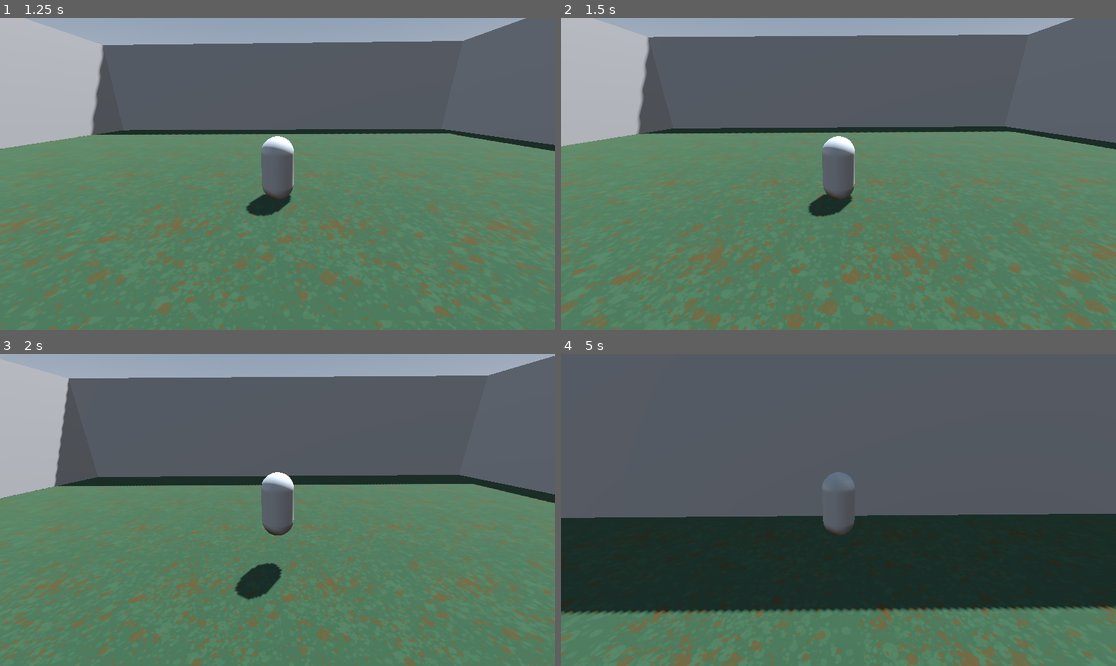
Above: before the commit, frames 1-4 (two rows, left to right).
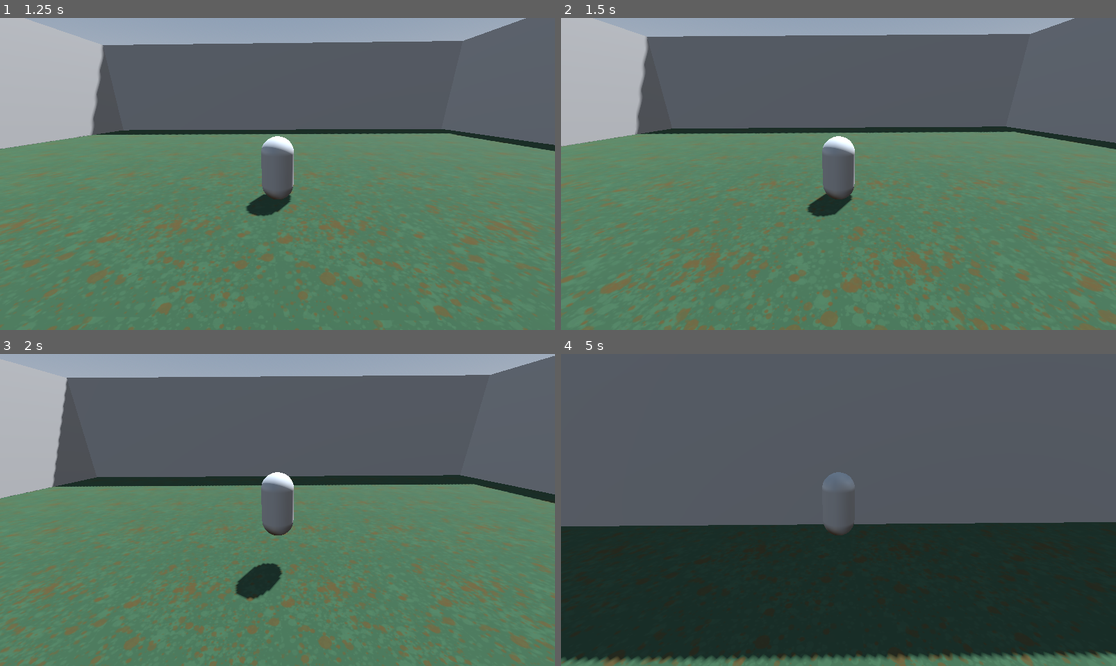
Above: after the commit, the same moments.

Repository: Zailef/GameOff2024
Game: Godot game, scene res://scenes/menus/main_menu/main_menu.tscn
The game is run twice, just before and just after one commit, with the same random seed, the same clock (stepped at 60 frames per second) and the same inputs.
Inputs (mouse positions are in pixels of both pictures, inside the frame that each line leads up to):
- Up to frame 1 (1.25 s): click "Play" at 0.5 s
- Up to frame 2 (1.5 s): tap Enter at 1.25 s; move the mouse to (866, 174) at 1.27 s; hold W (move_forwards) from 1.28 s (still down); tap Shift (sprint, bound only after the commit) at 1.35 s
- Up to frame 3 (2 s): keep holding W (move_forwards); tap Space (jump) at 1.52 s
- Up to frame 4 (5 s): keep holding W (move_forwards); move the mouse to (810, 510) at 2.02 s; tap Mouse wheel up (camera_zoom_in) at 2.1 s; tap Space (jump) at 2.27, 3.77, 4.52 s; tap Shift (sprint, bound only after the commit) at 2.3, 3.05, 3.8, 4.35 s; move the mouse to (849, 503) at 2.77 s; tap Mouse wheel down (camera_zoom_out) at 2.85 s; move the mouse to (832, 516) at 3.52 s; tap E (interact) at 3.6 s; move the mouse to (877, 513) at 4.27 s

Frame 1 is identical in both runs. In frame 2, 6.2% of the frame differs, in the area x 0-100%, y 1-100%; in frame 3, 4.5%; in frame 4, 19%, in the area x 0-100%, y 51-100%.

Commit message:
Add player sprinting

Diff:
--- a/autoloads/action_names.gd
+++ b/autoloads/action_names.gd
@@ -5,6 +5,7 @@
 const TURN_LEFT = "turn_left"
 const TURN_RIGHT = "turn_right"
 const JUMP = "jump"
+const SPRINT = "sprint"
 const INTERACT = "interact"
 const CAMERA_ZOOM_IN = "camera_zoom_in"
 const CAMERA_ZOOM_OUT = "camera_zoom_out"
--- a/project.godot
+++ b/project.godot
@@ -64,11 +64,17 @@
 "events": [Object(InputEventMouseButton,"resource_local_to_scene":false,"resource_name":"","device":-1,"window_id":0,"a …(258 unchanged characters)…
 ]
 }
+sprint={
+"deadzone": 0.5,
+"events": [Object(InputEventKey,"resource_local_to_scene":false,"resource_name":"","device":-1,"window_id":0,"alt_pressed":false,"shift_pressed":false,"ctrl_pressed":false,"meta_pressed":false,"pressed":false,"keycode":0,"physical_keycode":4194325,"key_label":0,"unicode":0,"location":0,"echo":false,"script":null)
+]
+}
 
 [layer_names]
 
 3d_physics/layer_1="Terrain"
 3d_physics/layer_2="Player"
+3d_physics/layer_3="Interactables"
 
 [rendering]
 
--- a/scenes/characters/player/player.gd
+++ b/scenes/characters/player/player.gd
@@ -1,10 +1,12 @@
 extends CharacterBody3D
+class_name Player
 
 @onready var twist_pivot: Node3D = $TwistPivot
 @onready var pitch_pivot: Node3D = $TwistPivot/PitchPivot
 @onready var spring_arm: SpringArm3D = %SpringArm3D
 
 @export var move_speed: float = 5.0
+@export var sprint_modifier: float = 1.5
 @export var jump_velocity: float = 4.5
 @export var mouse_sensitivity: float = 0.001
 @export var camera_rotation_speed: float = 15.0
@@ -16,6 +18,11 @@
 @export var camera_zoom_min_distance: float = 3.0
 @onready var camera_zoom_max_distance: float = spring_arm.spring_length
 @onready var target_zoom_length: float = spring_arm.spring_length
+
+var is_sprinting: bool = false
+
+var current_move_speed: float:
+	get: return move_speed * (sprint_modifier if is_sprinting else 1.0)
 
 func _ready() -> void:
 	Input.mouse_mode = Input.MOUSE_MODE_CAPTURED
@@ -46,14 +53,19 @@
 	if Input.is_action_just_pressed(ActionNames.JUMP) and is_on_floor():
 		velocity.y = jump_velocity
 
+	if Input.is_action_pressed(ActionNames.SPRINT):
+		is_sprinting = true
+	else:
+		is_sprinting = false
+
 	var direction := (transform.basis * Vector3(0, 0, input_direction.y)).normalized() # Only consider forward/backward movement
 
 	if direction:
-		velocity.x = direction.x * move_speed
-		velocity.z = direction.z * move_speed
+		velocity.x = direction.x * current_move_speed
+		velocity.z = direction.z * current_move_speed
 	else:
-		velocity.x = move_toward(velocity.x, 0, move_speed)
-		velocity.z = move_toward(velocity.z, 0, move_speed)
+		velocity.x = move_toward(velocity.x, 0, current_move_speed)
+		velocity.z = move_toward(velocity.z, 0, current_move_speed)
 
 	# Handle rotation based on left/right input
 	if input_direction.x != 0:
--- a/scenes/characters/player/player.tscn
+++ b/scenes/characters/player/player.tscn
@@ -10,6 +10,9 @@
 size = Vector3(0.5, 0.1, 0.1)
 
 [sub_resource type="CapsuleShape3D" id="CapsuleShape3D_r8qsy"]
+
+[sub_resource type="SphereShape3D" id="SphereShape3D_kn2nh"]
+radius = 1.5
 
 [node name="Player" type="CharacterBody3D"]
 transform = Transform3D(0.999848, 0, 0.0174524, 0, 1, 0, -0.0174524, 0, 0.999848, 0, 1, 0)
@@ -38,3 +41,10 @@
 
 [node name="ThridPersonCamera3D" type="Camera3D" parent="TwistPivot/PitchPivot/SpringArm3D"]
 transform = Transform3D(0.999982, 0.00585071, 0.00100975, -0.00585071, 0.942133, 0.335187, 0.00100976, -0.335187, 0.942151, 0, 0, 0)
+
+[node name="InteractionProbe" type="Area3D" parent="."]
+collision_layer = 2
+collision_mask = 4
+
+[node name="CollisionShape3D" type="CollisionShape3D" parent="InteractionProbe"]
+shape = SubResource("SphereShape3D_kn2nh")
Not shown: 1 places in scenes/characters/player/player.tscn that only renumber resources
